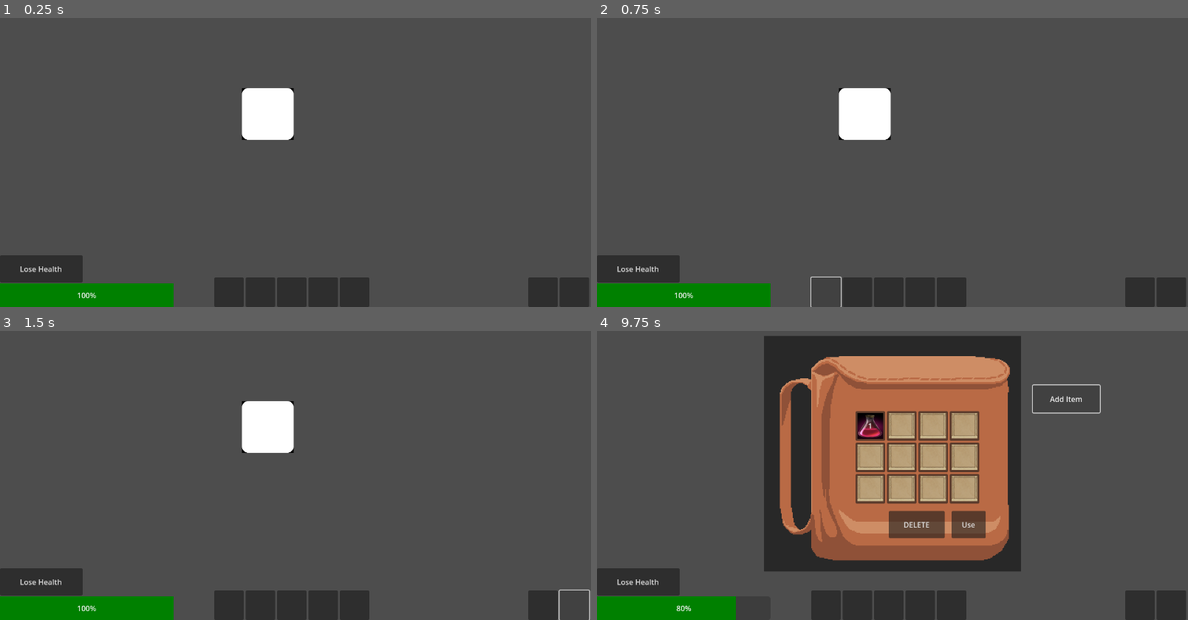
Above: before the commit, frames 1-4 (two rows, left to right).
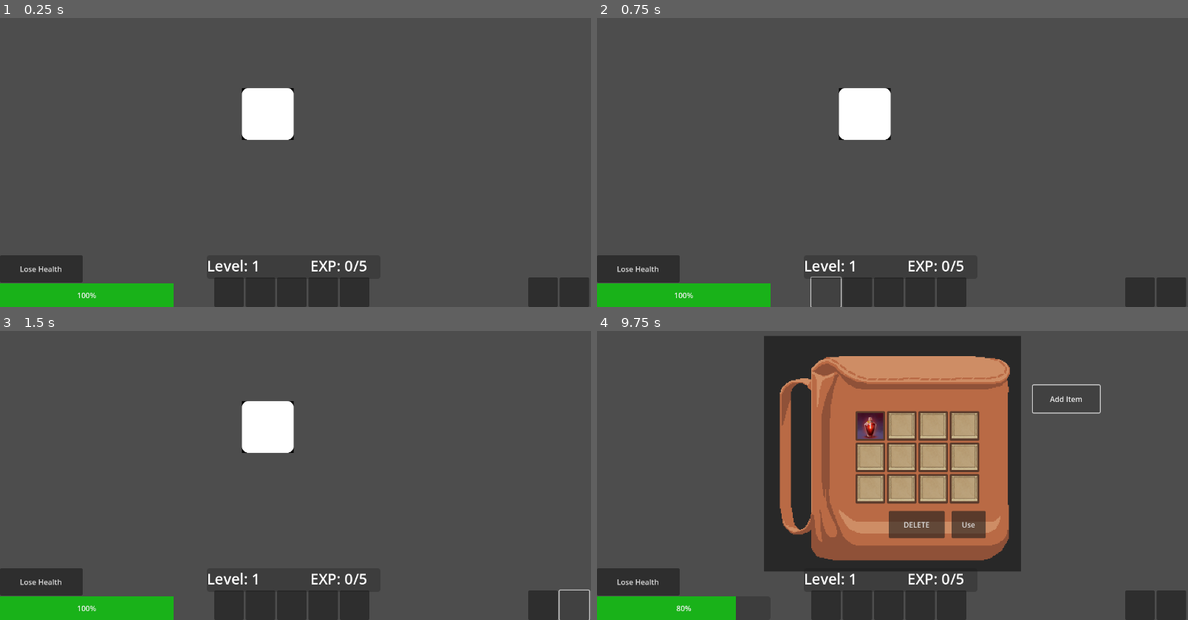
Above: after the commit, the same moments.

Repository: trex414/Profpocalypse-Purdue-Edition
Game: Godot game, scene res://Inventory/scenes/test_main.tscn
Same seed, same stepped clock (60 frames per second), same inputs: the game is played once before the commit and once after it.
Inputs (mouse positions are in pixels of both pictures, inside the frame that each line leads up to):
- Up to frame 1 (0.25 s): no input
- Up to frame 2 (0.75 s): click (827, 292) at 0.52 s
- Up to frame 3 (1.5 s): click (573, 605) at 1.27 s
- Up to frame 4 (9.75 s): click (886, 605) at 2 s; click (922, 605) at 2.75 s; click (951, 605) at 3.5 s; click "Lose Health" at 4.25 s; tap Enter at 5 s; hold D (move_right) 5.03-5.78 s; hold S (move_down) 5.78-6.53 s; hold D (move_right) 6.53-7.28 s; hold W (move_up) 7.28-8.03 s; hold A (move_left) 8.03-8.75 s; tap E (inventory) at 8.65 s; click "Use" at 8.75 s; click "Add Item" at 9.5 s

The runs differ from the first frame. In frame 1, 2.7% of the frame differs, in the area x 0-62%, y 83-100%; in frame 2, 2.7%; in frame 3, 2.7%; in frame 4, 2.6%.

Commit message:
built the EXP bar and allows experience potions to be added to the EXP level

Diff:
--- a/Inventory/script/inventory.gd
+++ b/Inventory/script/inventory.gd
@@ -44,7 +44,9 @@
 
 var spell_items = [
 	{ "type": ItemType.SPELL, "name": "HEAL", "texture": resize_texture(preload("res://Inventory/assets/heal.png"), Vector2(64, 64)), "stackable": true, "count": 1 },
-	{ "type": ItemType.SPELL, "name": "SPEED", "texture": resize_texture(preload("res://Inventory/assets/speed.png"), Vector2(64, 64)), "stackable": true, "count": 1 }
+	{ "type": ItemType.SPELL, "name": "SPEED", "texture": resize_texture(preload("res://Inventory/assets/speed.png"), Vector2(64, 64)), "stackable": true, "count": 1 },
+	{ "type": ItemType.SPELL, "name": "EXP", "texture": resize_texture(preload("res://Inventory/assets/Experience.png"), Vector2(64, 64)), "stackable": true, "count": 1 }
+
 ]
 func _ready():
 	backpack_bg.texture = preload("res://Inventory/assets/Backpack.png")  # Load backpack image
@@ -106,8 +108,6 @@
 	if main_hud != null and new_item["type"] == ItemType.SPELL and main_hud.check_potion(new_item):
 		return
 
-
-
 	# Adds new item to the inventory array in Player Data
 	PlayerData.inventory.append(new_item)
 	print(PlayerData.get_game_state()) # Print for testing (confirm item is in inventory)
@@ -223,6 +223,26 @@
 			else:
 				print("ERROR: HealthContainer node not found in HUD.")
 
+		# EXP
+		elif spell_name == "EXP":
+			if main_hud == null:
+				print("ERROR: Main HUD reference is missing!")
+				return
+
+			var exp_manager = main_hud.get_node_or_null("CanvasLayer/EXP_Bar")  # Ensure correct path
+			if exp_manager != null:
+				exp_manager.add_exp(1)  # Adjust EXP amount if needed
+				print("EXP Potion used! Experience increased.")
+
+				# Reduce potion count
+				item["count"] -= 1
+				if item["count"] <= 0:
+					inventory[selected_slot] = null  # Remove if no more left
+
+				update_inventory()  # Refresh UI
+			else:
+				print("ERROR: EXPContainer node not found in HUD.")
+
 		# Handle other spells
 		elif spell_name in spell_messages:
 			print_centered(spell_messages[spell_name])  # Show the message
@@ -238,6 +258,7 @@
 		print("NOT USABLE")  # Item is not a spell
 
 	deselect_item()
+
 
 
 
--- a/Main HUD/Scenes/hud.tscn
+++ b/Main HUD/Scenes/hud.tscn
@@ -1,7 +1,8 @@
-[gd_scene load_steps=4 format=3 uid="uid://ixadnea0fvxk"]
+[gd_scene load_steps=5 format=3 uid="uid://ixadnea0fvxk"]
 
 [ext_resource type="Script" path="res://Main HUD/Script/MainHUD.gd" id="1_3f0v0"]
 [ext_resource type="Script" path="res://Main HUD/Script/health_bar.gd" id="2_613hy"]
+[ext_resource type="Script" path="res://Main HUD/Script/exp_bar.gd" id="3_kvwqi"]
 
 [sub_resource type="StyleBoxFlat" id="StyleBoxFlat_4vvx0"]
 
@@ -101,3 +102,58 @@
 offset_bottom = -53.0
 grow_vertical = 0
 text = "Lose Health"
+
+[node name="EXP_Bar" type="Control" parent="CanvasLayer"]
+layout_mode = 3
+anchors_preset = 15
+anchor_right = 1.0
+anchor_bottom = 1.0
+grow_horizontal = 2
+grow_vertical = 2
+script = ExtResource("3_kvwqi")
+
+[node name="EXP" type="ProgressBar" parent="CanvasLayer/EXP_Bar"]
+layout_mode = 1
+anchors_preset = 7
+anchor_left = 0.5
+anchor_top = 1.0
+anchor_right = 0.5
+anchor_bottom = 1.0
+offset_left = -192.0
+offset_top = -112.0
+offset_right = 184.0
+offset_bottom = -61.0
+grow_horizontal = 2
+grow_vertical = 0
+theme_override_styles/fill = SubResource("StyleBoxFlat_4vvx0")
+max_value = 5.0
+step = 1.0
+show_percentage = false
+
+[node name="LevelLabel" type="Label" parent="CanvasLayer/EXP_Bar"]
+layout_mode = 1
+anchors_preset = 7
+anchor_left = 0.5
+anchor_top = 1.0
+anchor_right = 0.5
+anchor_bottom = 1.0
+offset_left = -192.0
+offset_top = -112.0
+offset_right = 184.0
+offset_bottom = -55.0
+grow_horizontal = 2
+grow_vertical = 0
+theme_override_font_sizes/font_size = 32
+text = "LEVEL 1"
+
+[node name="Lose_EXP" type="Button" parent="CanvasLayer/EXP_Bar"]
+visible = false
+layout_mode = 1
+anchors_preset = 2
+anchor_top = 1.0
+anchor_bottom = 1.0
+offset_top = -224.0
+offset_right = 179.0
+offset_bottom = -165.0
+grow_vertical = 0
+text = "Lose EXP"
--- a/Main HUD/Script/MainHUD.gd
+++ b/Main HUD/Script/MainHUD.gd
@@ -108,12 +108,12 @@
 
 	var potion_name = item["name"]
 
-	# Check if it's a health potion
-	if potion_name == "HEAL":  # Change this to match your potion name
-		var health_manager = get_node_or_null("CanvasLayer/Health_Bar")  # Ensure correct path
+	# Handle Health Potion
+	if potion_name == "HEAL":  # Ensure the correct potion name
+		var health_manager = get_node_or_null("CanvasLayer/Health_Bar")  # Adjust to match scene structure
 
 		if health_manager != null and health_manager.current_health < health_manager.max_health:
-			health_manager.add_health(20)  # Adjust healing amount if needed
+			health_manager.add_health(20)  # Adjust healing amount
 
 			# Reduce potion count
 			if item["count"] > 1:
@@ -121,15 +121,34 @@
 			else:
 				potion_bar_slots[slot_index] = null  # Remove if no more left
 
-			print("Potion used! Health increased.")
+			print("Health Potion used! Health increased.")
 
 		else:
 			print("Health is already full. Cannot use potion.")
 
+	# Handle EXP Potion
+	elif potion_name == "EXP":  # Ensure the correct potion name
+		var exp_manager = get_node_or_null("CanvasLayer/EXP_Bar")  # Ensure correct path to EXP system
+
+		if exp_manager != null:
+			exp_manager.add_exp(1)  # Adjust EXP amount
+
+			# Reduce potion count
+			if item["count"] > 1:
+				item["count"] -= 1
+			else:
+				potion_bar_slots[slot_index] = null  # Remove if no more left
+
+			print("EXP Potion used! Gained experience.")
+
+		else:
+			print("ERROR: ExpContainer not found in HUD.")
+
 	else:
-		print("This is not a Health Potion.")
+		print("This is not a valid potion.")
 
 	update_potion_display()
+
 
 
 
--- /dev/null
+++ b/Main HUD/Script/exp_bar.gd
@@ -0,0 +1,67 @@
+extends Control
+
+@export var base_exp: int = 5  # EXP required for the first level
+@export var growth_factor: float = 1.5  # How much EXP increases per level
+var current_exp: int = 0  # Current EXP
+var current_level: int = 1  # Starting level
+
+@onready var exp_bar = $EXP  # Reference to ProgressBar (Ensure it exists)
+@onready var level_label = $LevelLabel  # Reference to Label showing level
+@onready var stylebox = exp_bar.get("theme_override_styles/fill")
+
+func _ready():
+	update_exp_bar()  # Update UI to reflect loaded data
+	self.mouse_filter = Control.MOUSE_FILTER_IGNORE
+	reset_exp_data()
+
+func reset_exp_data():
+	current_exp = 0
+	current_level = 1
+	update_exp_bar()
+	print("EXP data reset.")
+
+# Function to calculate EXP required for the next level
+func get_exp_to_next_level(level: int) -> int:
+	return int(base_exp * pow(level, growth_factor))
+
+# Function to add EXP
+func add_exp(amount: int):
+	current_exp += amount
+	print("Gained", amount, "EXP. Current EXP:", current_exp)
+
+	# Check for level up
+	while current_exp >= get_exp_to_next_level(current_level):
+		current_exp -= get_exp_to_next_level(current_level)  # Deduct required EXP
+		current_level += 1  # Increase level
+		print("Leveled up! New level:", current_level)
+
+	update_exp_bar()
+
+# Function to lose EXP
+func lose_exp(amount: int):
+	current_exp -= amount
+	if current_exp < 0:
+		current_exp = 0  # Prevent negative EXP
+	print("Lost", amount, "EXP. Current EXP:", current_exp)
+
+	update_exp_bar()
+
+# Function to update the EXP bar UI
+func update_exp_bar():
+	var exp_needed = get_exp_to_next_level(current_level)
+
+	# Update ProgressBar values
+	exp_bar.max_value = exp_needed
+	exp_bar.value = current_exp
+
+	# Display Level and EXP as a fraction
+	level_label.text = "Level: " + str(current_level) + "             EXP: " + str(current_exp) + "/" + str(exp_needed)
+
+	update_exp_color()  # Adjust color based on level
+
+# Function to adjust EXP bar color based on level
+func update_exp_color():
+	var new_stylebox = StyleBoxFlat.new()  # Create a NEW instance
+	new_stylebox.bg_color = Color(0, 0.5, 1)  # Set EXP bar color (Blue)
+
+	exp_bar.add_theme_stylebox_override("fill", new_stylebox)  # Apply to EXP Bar
--- a/Main HUD/Script/health_bar.gd
+++ b/Main HUD/Script/health_bar.gd
@@ -48,10 +48,12 @@
 
 # Function to change the health bar color based on health level
 func update_health_color():
-	if stylebox:  # Ensure the stylebox exists
-		if current_health > 50:
-			stylebox.bg_color = Color(0, .5, 0)  # Green
-		elif current_health > 20:
-			stylebox.bg_color = Color(.6, .5, 0)  # Yellow
-		else:
-			stylebox.bg_color = Color(.5, 0, 0)  # Red
+	var new_stylebox = StyleBoxFlat.new()  # Ensure separate instance
+	if current_health > 50:
+		new_stylebox.bg_color = Color(0.1, 0.7, 0.1)  # Green
+	elif current_health > 20:
+		new_stylebox.bg_color = Color(0.7, 0.7, 0.1)  # Yellow
+	else:
+		new_stylebox.bg_color = Color(0.7, 0.1, 0.1)  # Red
+
+	health_bar.add_theme_stylebox_override("fill", new_stylebox)  # Apply new instance
Binary file added: Inventory/assets/Experience.png
Not shown, added: Inventory/assets/Experience.png.import
